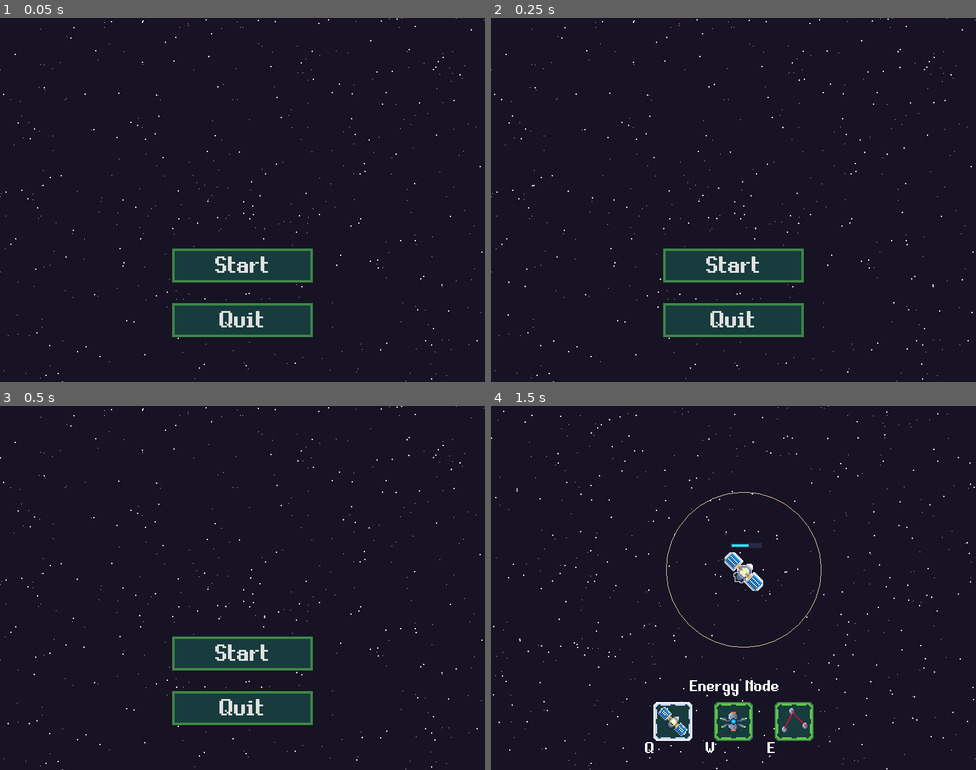
Above: before the commit, frames 1-4 (two rows, left to right).
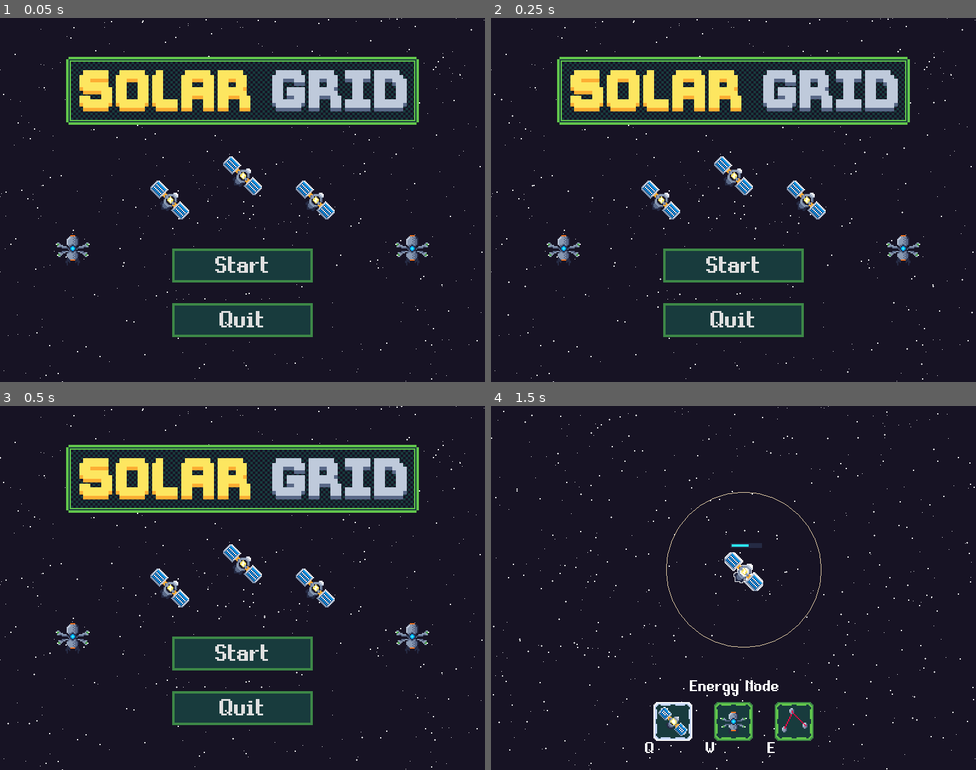
Above: after the commit, the same moments.

Repository: svntax/LD45-StartWithNothing
Game: Godot game, scene res://Scenes/Main.tscn
Same seed, same stepped clock (60 frames per second), same inputs: the game is played once before the commit and once after it.
Inputs (mouse positions are in pixels of both pictures, inside the frame that each line leads up to):
- Up to frame 1 (0.05 s): no input
- Up to frame 2 (0.25 s): no input
- Up to frame 3 (0.5 s): no input
- Up to frame 4 (1.5 s): click "Start" at 0.5 s; tap Enter at 1.25 s; move the mouse to (743, 569) at 1.27 s; tap Q (BuildEnergyNode) at 1.35 s; click (743, 569) at 1.42 s

The runs differ from the first frame. In frame 1, 12% of the frame differs, in the area x 11-89%, y 10-68%; in frame 2, 12%; in frame 3, 12%; in frame 4, nothing differs.

Commit message:
Mostly done main menu with title.

Diff:
--- a/Scenes/CrashingEnemySegment.tscn
+++ b/Scenes/CrashingEnemySegment.tscn
@@ -15,7 +15,8 @@
 
 [sub_resource type="Animation" id=4]
 resource_name = "hurt_flash"
-length = 0.1
+length = 0.15
+step = 0.05
 tracks/0/type = "value"
 tracks/0/path = NodePath("SpriteHurt:visible")
 tracks/0/interp = 1
@@ -23,7 +24,7 @@
 tracks/0/imported = false
 tracks/0/enabled = true
 tracks/0/keys = {
-"times": PoolRealArray( 0, 0.1 ),
+"times": PoolRealArray( 0, 0.15 ),
 "transitions": PoolRealArray( 1, 1 ),
 "update": 1,
 "values": [ true, false ]
--- a/Scenes/Main.tscn
+++ b/Scenes/Main.tscn
@@ -1,8 +1,15 @@
-[gd_scene load_steps=9 format=2]
+[gd_scene load_steps=12 format=2]
 
 [ext_resource path="res://Scripts/MainMenu.gd" type="Script" id=1]
 [ext_resource path="res://Scripts/Starfield.gd" type="Script" id=2]
-[ext_resource path="res://EquipmentPro.ttf" type="DynamicFontData" id=3]
+[ext_resource path="res://Sprites/title_logo.png" type="Texture" id=3]
+[ext_resource path="res://Sprites/energy_satellite.png" type="Texture" id=4]
+[ext_resource path="res://Sprites/gun_satellite.png" type="Texture" id=5]
+[ext_resource path="res://EquipmentPro.ttf" type="DynamicFontData" id=6]
+
+[sub_resource type="DynamicFont" id=5]
+size = 32
+font_data = ExtResource( 6 )
 
 [sub_resource type="StyleBoxFlat" id=1]
 bg_color = Color( 0.0980392, 0.235294, 0.243137, 1 )
@@ -30,11 +37,7 @@
 
 [sub_resource type="DynamicFont" id=4]
 size = 48
-font_data = ExtResource( 3 )
-
-[sub_resource type="DynamicFont" id=5]
-size = 32
-font_data = ExtResource( 3 )
+font_data = ExtResource( 6 )
 
 [node name="Main" type="Node2D"]
 script = ExtResource( 1 )
@@ -44,6 +47,52 @@
 
 [node name="Starfield" type="Node2D" parent="."]
 script = ExtResource( 2 )
+
+[node name="TitleLogo" type="Sprite" parent="."]
+position = Vector2( 400, 120 )
+scale = Vector2( 2, 2 )
+z_index = 20
+texture = ExtResource( 3 )
+
+[node name="Sprite" type="Sprite" parent="."]
+position = Vector2( 280, 300 )
+scale = Vector2( 2, 2 )
+texture = ExtResource( 4 )
+
+[node name="Sprite4" type="Sprite" parent="."]
+position = Vector2( 120, 380 )
+scale = Vector2( 2, 2 )
+texture = ExtResource( 5 )
+
+[node name="Sprite2" type="Sprite" parent="."]
+position = Vector2( 520, 300 )
+scale = Vector2( 2, 2 )
+texture = ExtResource( 4 )
+
+[node name="Sprite5" type="Sprite" parent="."]
+position = Vector2( 400, 260 )
+scale = Vector2( 2, 2 )
+texture = ExtResource( 4 )
+
+[node name="Sprite3" type="Sprite" parent="."]
+position = Vector2( 680, 380 )
+scale = Vector2( 2, 2 )
+texture = ExtResource( 5 )
+
+[node name="ScoreContainer" type="CenterContainer" parent="."]
+margin_top = 527.0
+margin_right = 800.0
+margin_bottom = 600.0
+rect_min_size = Vector2( 800, 0 )
+
+[node name="HighScore" type="Label" parent="ScoreContainer"]
+margin_left = 220.0
+margin_top = 20.0
+margin_right = 580.0
+margin_bottom = 52.0
+custom_fonts/font = SubResource( 5 )
+text = "Highest wave reached: Wave 1"
+align = 1
 
 [node name="Buttons" type="Control" parent="."]
 margin_top = 380.0
@@ -74,20 +123,5 @@
 custom_styles/normal = SubResource( 3 )
 custom_fonts/font = SubResource( 4 )
 text = "Quit"
-
-[node name="ScoreContainer" type="CenterContainer" parent="."]
-margin_top = 527.0
-margin_right = 800.0
-margin_bottom = 600.0
-rect_min_size = Vector2( 800, 0 )
-
-[node name="HighScore" type="Label" parent="ScoreContainer"]
-margin_left = 220.0
-margin_top = 20.0
-margin_right = 580.0
-margin_bottom = 52.0
-custom_fonts/font = SubResource( 5 )
-text = "Highest wave reached: Wave 1"
-align = 1
 [connection signal="pressed" from="Buttons/StartButton" to="." method="_on_StartButton_pressed"]
 [connection signal="pressed" from="Buttons/QuitButton" to="." method="_on_QuitButton_pressed"]
--- a/Scripts/EnemySpawningSystem.gd
+++ b/Scripts/EnemySpawningSystem.gd
@@ -30,7 +30,7 @@
     #Pick random spawn point
     var i = randi() % spawnPoints.get_child_count()
     enemy.global_position = spawnPoints.get_child(i).global_position
-    enemy.set_number_of_segments(floor(rand_range(currentWave-1, currentWave + 4)))
+    enemy.set_number_of_segments(floor(rand_range(currentWave-1, currentWave + 3)))
     enemy.init_segments()
 
     spawnTimer.wait_time = floor(rand_range(3, 6))
--- a/project.godot
+++ b/project.godot
@@ -15,9 +15,9 @@
 
 [application]
 
-config/name="LudumDare45"
+config/name="Solar Grid"
 run/main_scene="res://Scenes/Main.tscn"
-config/icon="res://icon.png"
+config/icon="res://Sprites/energy_satellite.png"
 
 [autoload]
 
Binary file added: Sprites/title_logo.png
Not shown, added: Sprites/title_logo.png.import
